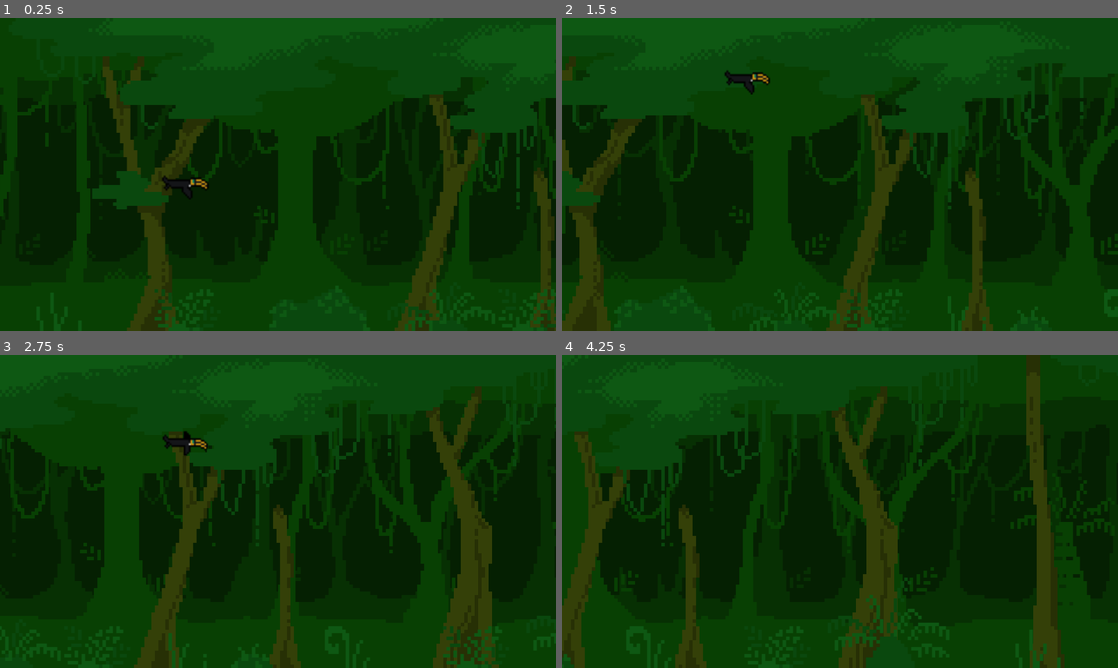
Above: before the commit, frames 1-4 (two rows, left to right).
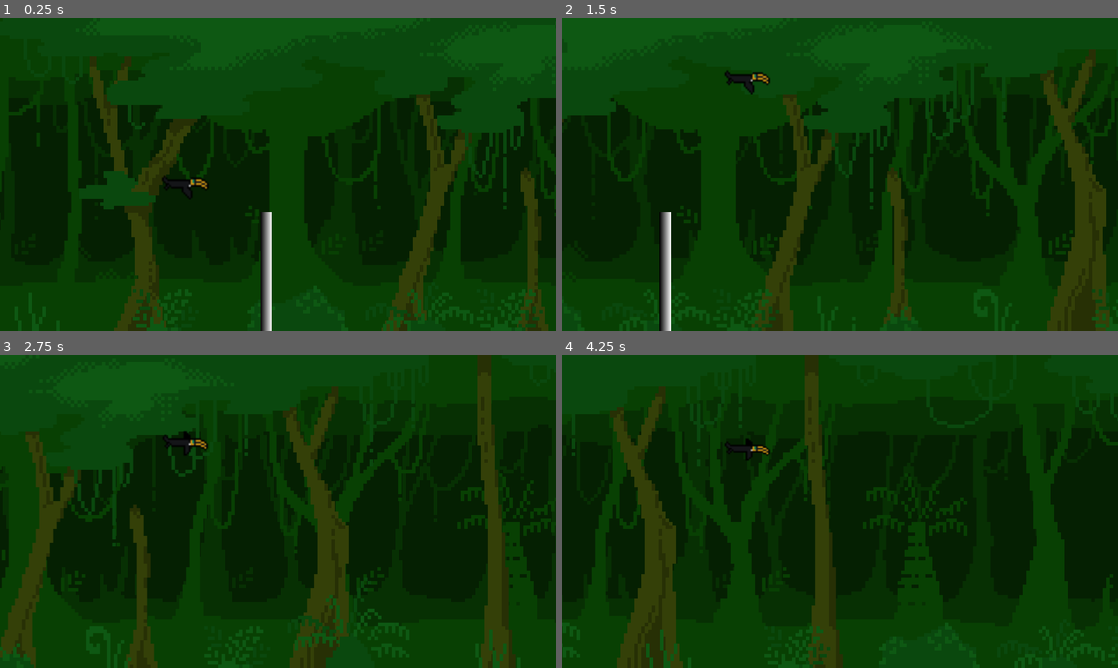
Above: after the commit, the same moments.

Repository: FaunaPolaris/birdGameJam
Game: Godot game, scene res://scenes/world.tscn
Same seed, same stepped clock (60 frames per second), same inputs: the game is played once before the commit and once after it.
Inputs:
- Up to frame 1 (0.25 s): no input
- Up to frame 2 (1.5 s): hold Up (ui_up) 0.53-1.28 s; hold Down (ui_down) from 1.28 s (still down)
- Up to frame 3 (2.75 s): release Down (ui_down) at 2.03 s; hold Up (ui_up) from 2.03 s (still down)
- Up to frame 4 (4.25 s): release Up (ui_up) at 3.53 s; hold Down (ui_down) from 3.53 s (still down)

The runs differ from the first frame. In frame 1, 18% of the frame differs, in the area x 0-100%, y 12-100%; in frame 2, 31%; in frame 3, 31%, in the area x 0-100%, y 0-100%; in frame 4, 30%.

Commit message:
+ tree collision physics

Diff:
--- /dev/null
+++ b/scenes/obstacleTest.tscn
@@ -0,0 +1,21 @@
+[gd_scene load_steps=4 format=3 uid="uid://dweqg0vildqbp"]
+
+[sub_resource type="RectangleShape2D" id="RectangleShape2D_75opv"]
+size = Vector2(40, 550)
+
+[sub_resource type="Gradient" id="Gradient_mveuh"]
+
+[sub_resource type="GradientTexture1D" id="GradientTexture1D_kie8v"]
+gradient = SubResource("Gradient_mveuh")
+
+[node name="Node2D" type="Node2D"]
+
+[node name="Area" type="Area2D" parent="."]
+
+[node name="CollisionShape2D" type="CollisionShape2D" parent="Area"]
+position = Vector2(8, 810)
+shape = SubResource("RectangleShape2D_75opv")
+
+[node name="Sprite2D" type="Sprite2D" parent="Area/CollisionShape2D"]
+scale = Vector2(0.15625, 536)
+texture = SubResource("GradientTexture1D_kie8v")
--- a/scenes/player.tscn
+++ b/scenes/player.tscn
@@ -66,8 +66,8 @@
 }
 
 [sub_resource type="CapsuleShape2D" id="CapsuleShape2D_kdch8"]
-radius = 7.0
-height = 18.0
+radius = 2.5
+height = 22.0
 
 [node name="Player" type="CharacterBody2D"]
 
@@ -82,5 +82,6 @@
 }
 
 [node name="CollisionShape2D" type="CollisionShape2D" parent="."]
-position = Vector2(0, 1)
+position = Vector2(1, -0.5)
+rotation = 1.5708
 shape = SubResource("CapsuleShape2D_kdch8")
--- a/scripts/player.gd
+++ b/scripts/player.gd
@@ -1,8 +1,8 @@
 extends CharacterBody2D
 
 var move : = 3
-var minPos : = 36
-var maxPos : = 1044
+var maxPos : = 56
+var minPos : = 1024
 @onready var _animated_sprite = $AnimationPlayer
 
 const MAX_SPEED : = 500
@@ -21,7 +21,14 @@
 func player_movement(delta):
 	input = get_input()
 
-	if input == Vector2.ZERO:
+	print("Recived order: ", input.y, " current position is: ", self.position.y)
+	if self.position.y <= maxPos && input.y == -1:
+		velocity = Vector2.ZERO
+		return
+	elif self.position.y >= minPos && input.y == 1:
+		velocity = Vector2.ZERO
+		return
+	elif input == Vector2.ZERO:
 		if velocity.length() > (FRICTION * delta):
 			velocity -= velocity.normalized() * (FRICTION * delta)
 		else:
--- a/scripts/world.gd
+++ b/scripts/world.gd
@@ -1,22 +1,39 @@
 extends Node2D
+
+var obstacle = preload("res://scenes/obstacleTest.tscn")
+
+var instances : Array
 
 const PLAYER_START_POS := Vector2i(640, 576)
 const CAM_START_POS := Vector2i(960, 540)
 
-var speed : float
-const START_SPEED : float = 10.0
+var player_speed : float
+var environment_speed : float
+const START_SPEED : float = 15.0
 const MAX_SPEED : int = 25
 # Called when the node enters the scene tree for the first time.
 func _ready():
 	new_game()
 
 func new_game():
+	var obstacle_instance = obstacle.instantiate()
+	obstacle_instance.position.x = 1024
+	obstacle_instance.position.y = 128
+	add_child(obstacle_instance)
+	instances.append(obstacle_instance)
 	$Player.position = PLAYER_START_POS
 	$Player.velocity = Vector2i(0, 0)
 	$Camera2D.position = CAM_START_POS
 # Called every frame. 'delta' is the elapsed time since the previous frame.
+
 func _process(delta):
-	speed = START_SPEED
+	player_speed = START_SPEED
+	environment_speed = START_SPEED * .5
 
-	$Player.position.x += speed
-	$Camera2D.position.x += speed
+	for tree in instances:
+		tree.position.x += environment_speed
+		if tree.get_node("Area").has_overlapping_bodies():
+			set_process(not is_processing())
+
+	$Player.position.x += player_speed
+	$Camera2D.position.x += player_speed
